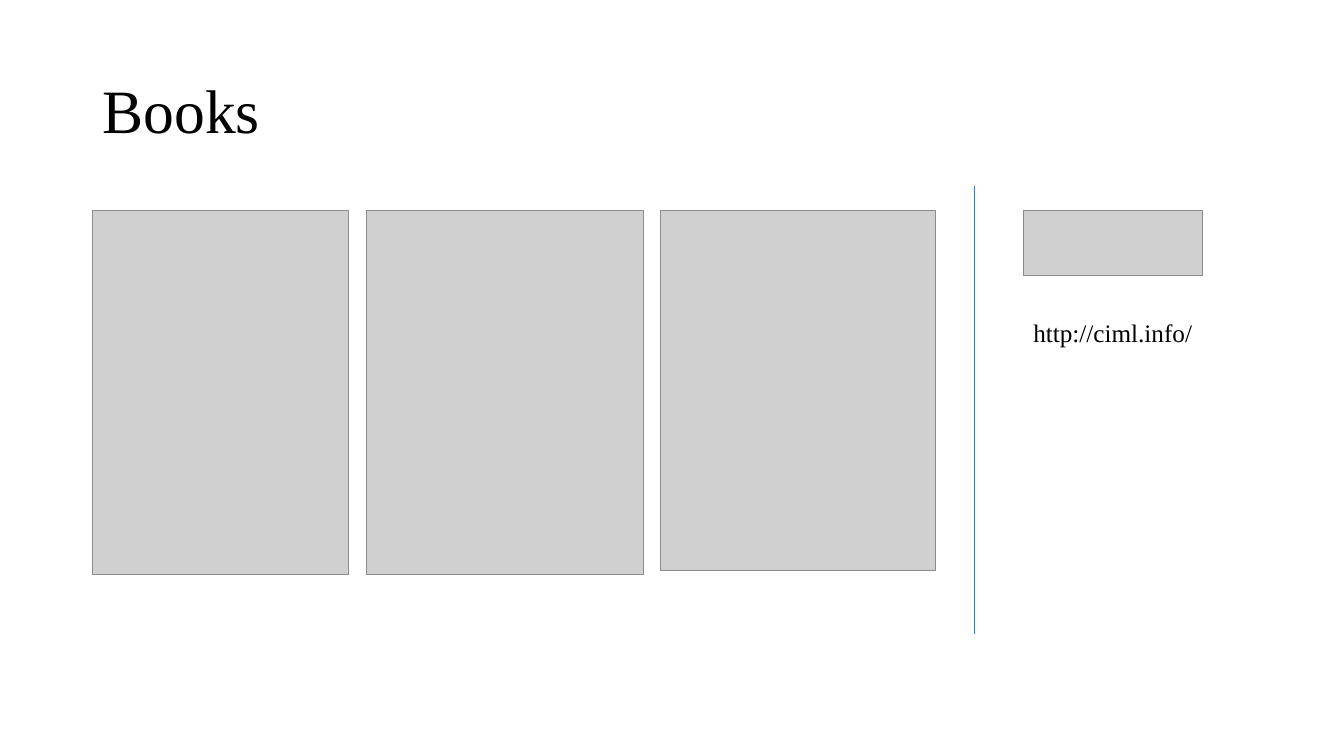
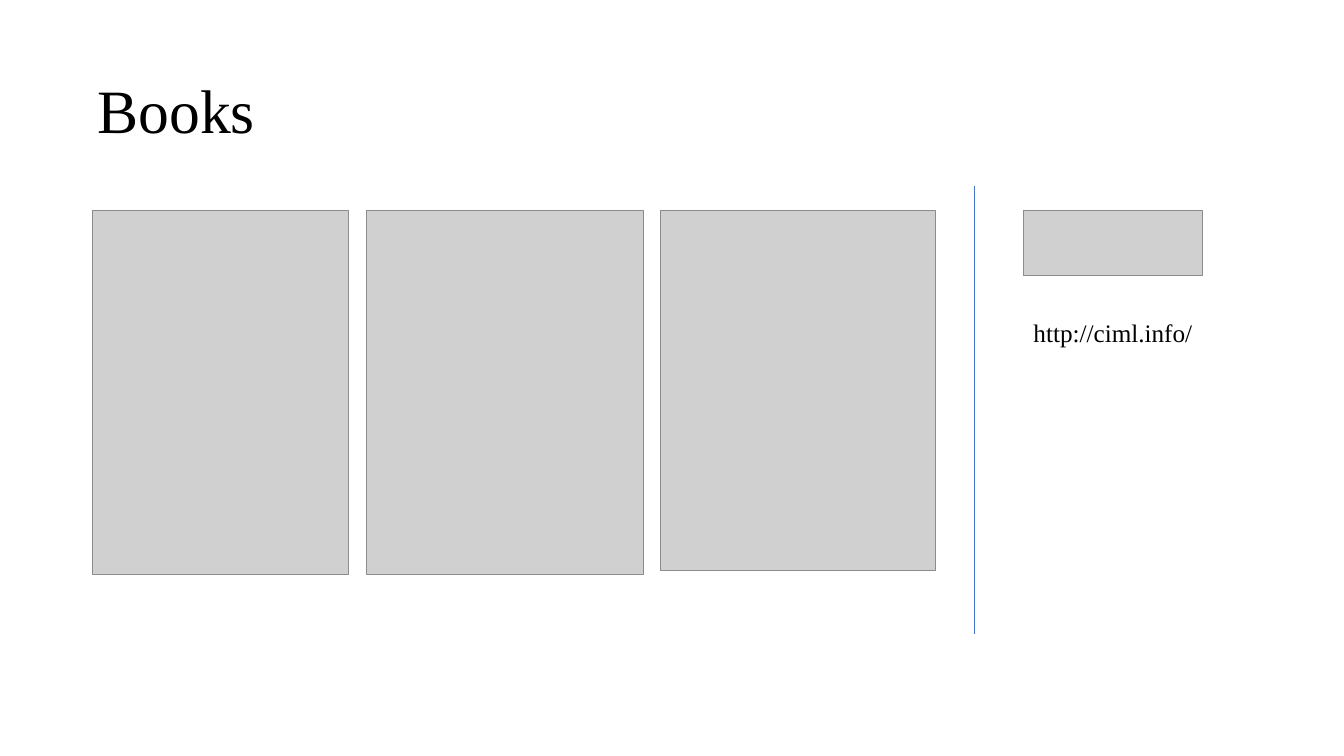
Before and after one commit to Amirosimani/Machine_Learning_Pratt, a slide deck: slide 4 of course slides/week_01.pptx. Drawn at 1344x756 pixels with LibreOffice and Linux fonts; fonts in the diff are those of the drawing; grey boxes stand for pictures. Boxes give left, top, right and bottom in pixels: in the first picture for what was removed or moved away, otherwise in the second. Text is boxed around its words. In the diff, an @@ line names an element or a change of style, - is before the commit and + after.

```diff
--- a/course slides/week_01.pptx
+++ b/course slides/week_01.pptx
@@ title "Books": place and size @@
-title "Books" at bbox=[102, 90, 259, 134]
+title "Books" at bbox=[97, 90, 254, 134]
```
Also in this commit, not shown: 8 other slides changed, 2 other files.
